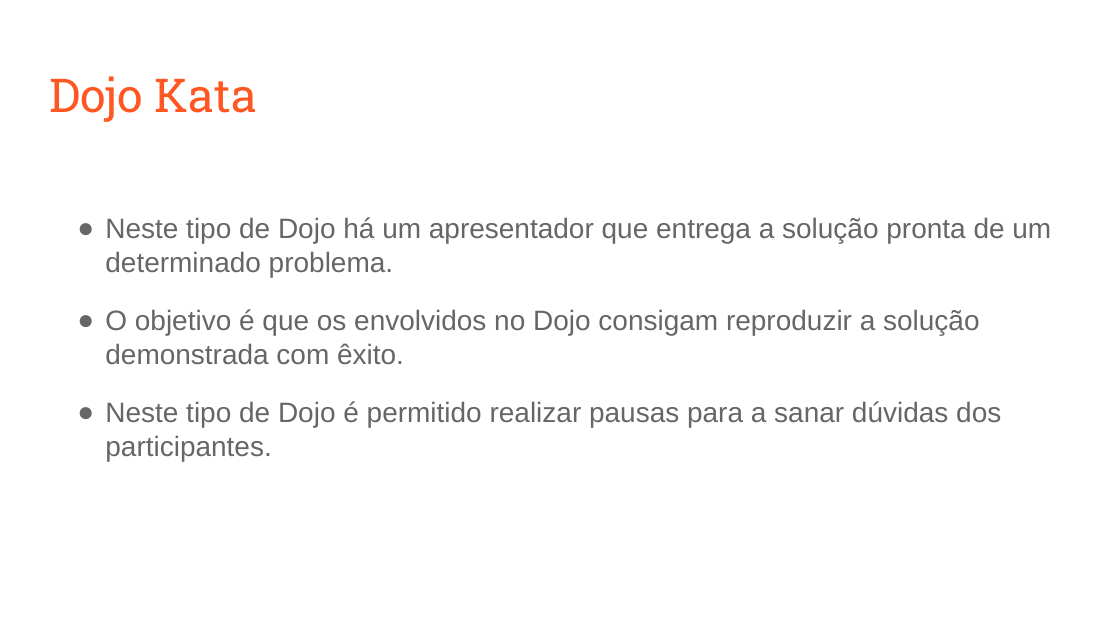
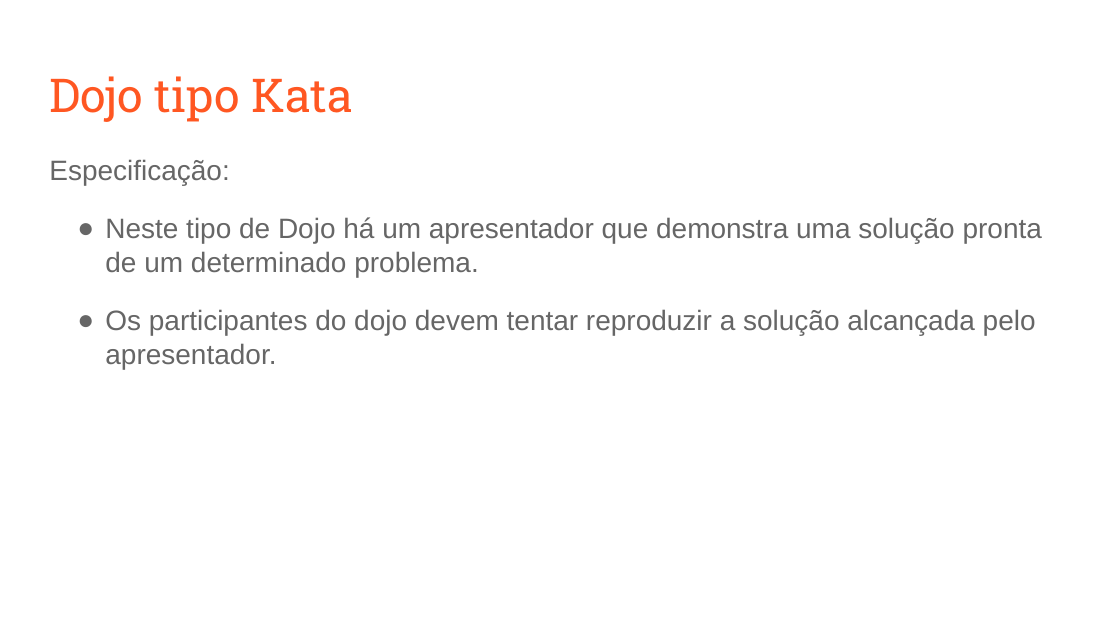
Before and after one commit to fga-eps-mds/A-Disciplina-MDS-EPS, a slide deck: slide 5 of MDS_Material/Coding_Dojo/Coding Dojo.odp (slide 4 before the commit). Drawn at 1120x630 pixels with LibreOffice and Linux fonts; fonts in the diff are those of the drawing. Boxes give left, top, right and bottom in pixels: in the first picture for what was removed or moved away, otherwise in the second. Text is boxed around its words. In the diff, an @@ line names an element or a change of style, - is before the commit and + after.

Commit message:
Refatorando apresentacao de coding dojo

```diff
--- a/MDS_Material/Coding_Dojo/Coding Dojo.odp
+++ b/MDS_Material/Coding_Dojo/Coding Dojo.odp
@@ title at [49, 76, 353, 122]: text changed @@
-Dojo Kata
+Dojo tipo Kata
@@ text at [49, 159, 1042, 369]: text changed @@
-● Neste tipo de Dojo há um apresentador que entrega a solução pronta de um determinado problema.
-● O objetivo é que os envolvidos no Dojo consigam reproduzir a solução demonstrada com êxito.
-● Neste tipo de Dojo é permitido realizar pausas para a sanar dúvidas dos participantes.
+Especificação:
+● Neste tipo de Dojo há um apresentador que demonstra uma solução pronta de um determinado problema.
+● Os participantes do dojo devem tentar reproduzir a solução alcançada pelo apresentador.
```
Also in this commit, not shown: 11 other slides changed, 9 slides added, 1 slide removed.
